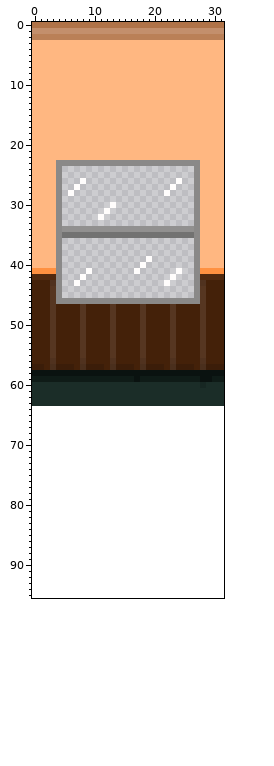
Sprite sheet, stored at Scenes/Station/Environment/WindowWall_NoBlinds_2.png. The picture above is the old version.
The file is 32x64 pixels. Colours within 5 levels of each other are drawn and written as one. The old version is drawn lined up with the new one, on the new canvas.
The same view after the edit:
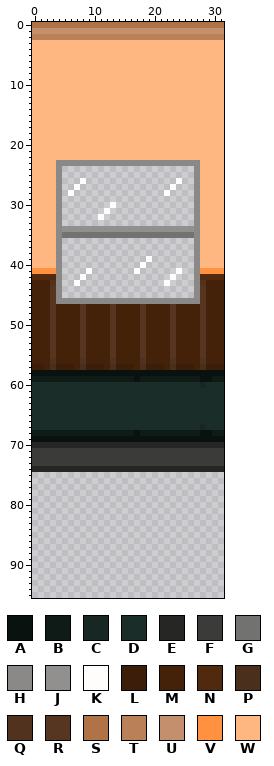
Palette (. is transparent): A #0a1210  B #0f1b17  C #172723  D #1b2d28  E #262625  F #3b3b3a  G #727271  H #8a8988  J #91908f  K #fffdfc  L #3b1d09  M #442109  N #50290f  P #4a2f1d  Q #50321f  R #563621  S #b07348  T #ba8057  U #c38f6c  V #ff9141  W #ffb781
Edits made:
canvas 32x64 -> 32x96
@@ x 0..31 @@
 63 DDDDDDDDDDDDDDDDDDDDDDDDDDDDDDDD
-64 ................................
-65 ................................
-66 ................................
-67 ................................
-68 ................................
-69 ................................
-70 ................................
-71 ................................
-72 ................................
-73 ................................
-74 ................................
+64 DDDDDDDDDDDDDDDDDDDDDDDDDDDDDDDD
+65 DDDDDDDDDDDDDDDDDDDDDDDDDDDDDDDD
+66 DDDDDDDDDDDDDDDDDDDDDDDDDDDDDDDD
+67 DDDDDDDDDDDDDDDDDDDDDDDDDDDDCDDD
+68 BBBBBBBBBBBBBBBBBABBBBBBBBBBAABB
+69 AAAAAAAAAAAAAAAAAAAAAAAAAAAAAAAA
+70 EEEEEEEEEEEEEEEEEEEEEEEEEEEEEEEE
+71 FFFFFFFFFFFFFFFFFFFFFFFFFFFFFFFF
+72 FFFFFFFFFFFFFFFFFFFFFFFFFFFFFFFF
+73 FFFFFFFFFFFFFFFFFFFFFFFFFFFFFFFF
+74 EEEEEEEEEEEEEEEEEEEEEEEEEEEEEEEE
 75 ................................
